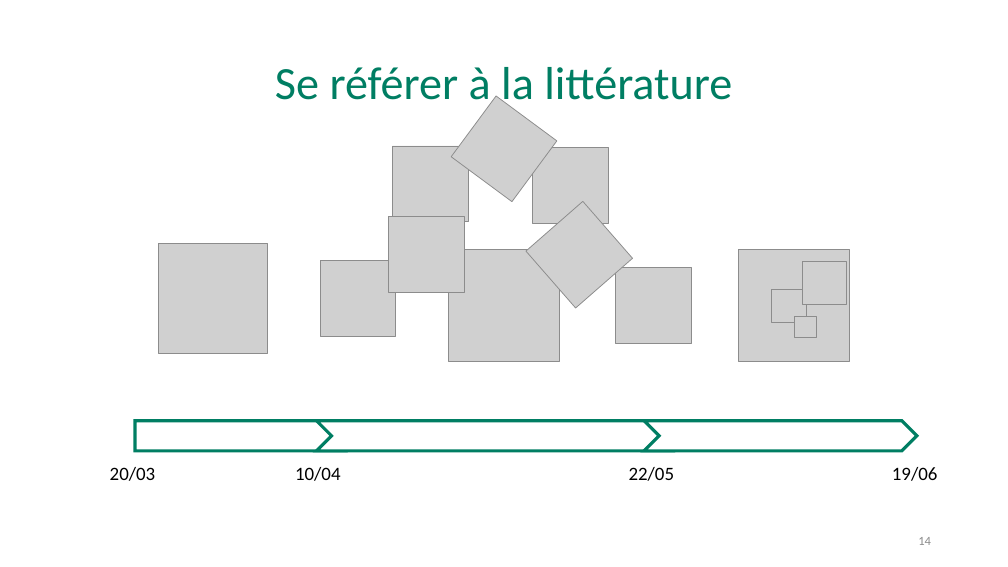
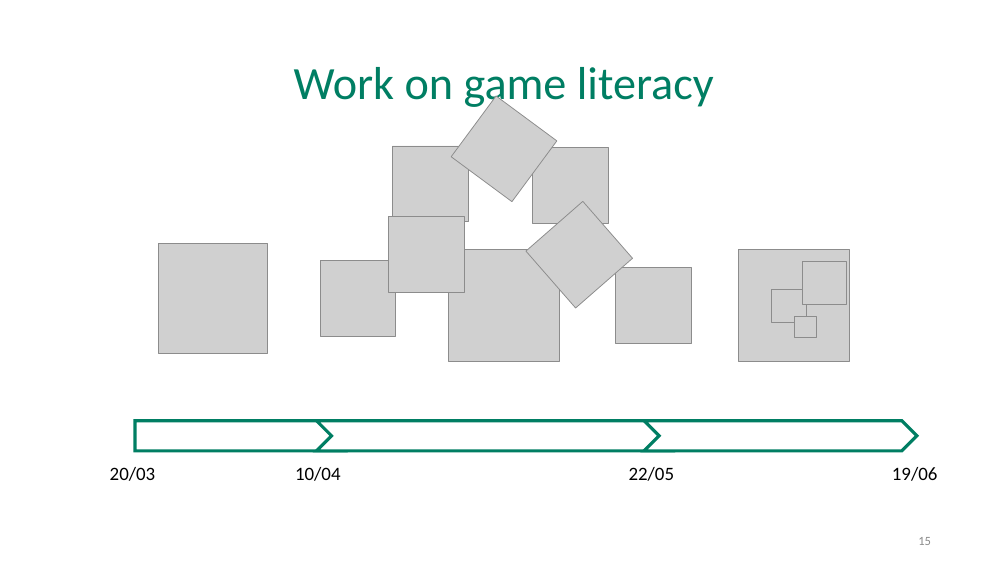
Before and after one commit to cui-unige/BSc-educative-gaming-2019, a slide deck: slide 15 of BSc_project_presentation.pptx (slide 14 before the commit). Drawn at 1008x567 pixels with LibreOffice and Linux fonts; fonts in the diff are those of the drawing; grey boxes stand for pictures. Boxes give left, top, right and bottom in pixels: in the first picture for what was removed or moved away, otherwise in the second. Text is boxed around its words. In the diff, an @@ line names an element or a change of style, - is before the commit and + after.

```diff
--- a/BSc_project_presentation.pptx
+++ b/BSc_project_presentation.pptx
@@ title at (294, 67, 714, 111): text changed @@
-Se référer à la littérature
+Work on game literacy
@@ page number at (918, 537, 931, 545): text changed @@
-14
+15
```
Also in this commit, not shown: 5 other slides changed, 11 slides added, 9 slides removed.
